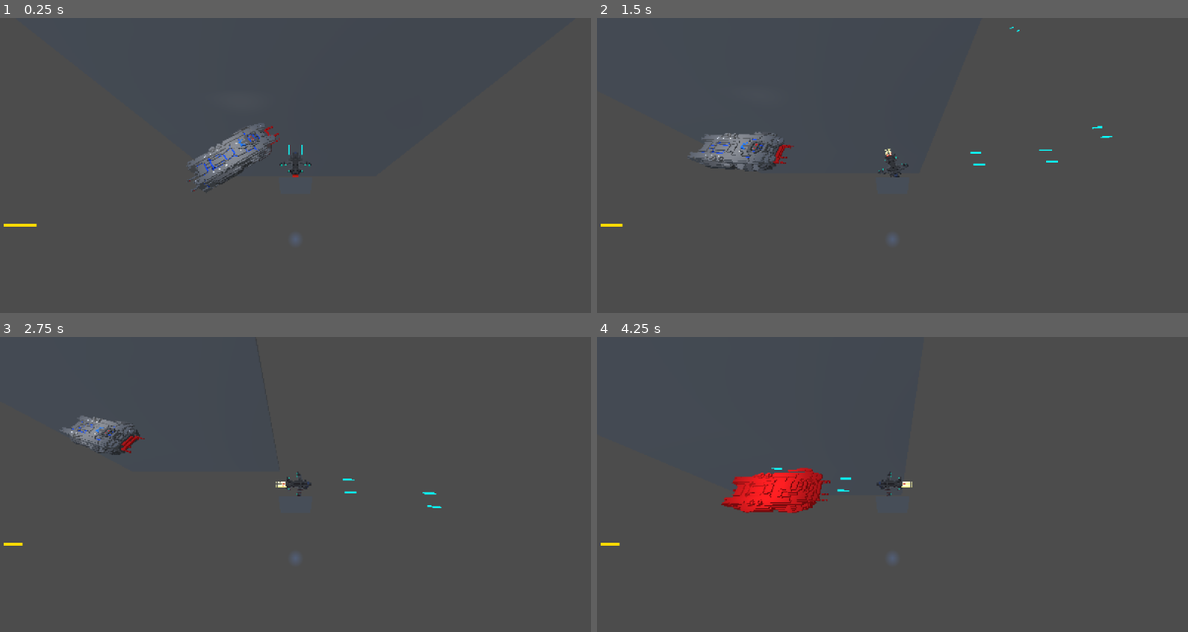
Above: before the commit, frames 1-4 (two rows, left to right).
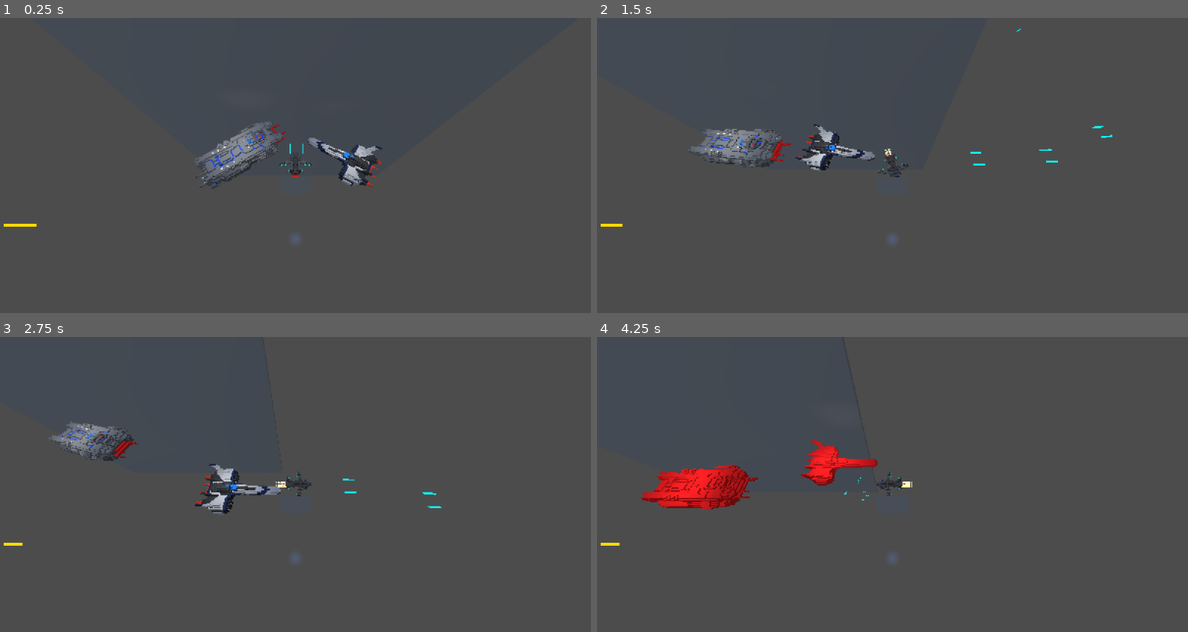
Above: after the commit, the same moments.

Repository: EvergreenSpock/Space-Survivors
Game: Godot game, scene res://Scenes/main_scene.tscn
Two runs of this game, one before a commit and one after it. Both use one fixed random seed, a clock stepped at 60 frames per second and the inputs below. A sky picture missing from this copy of the repository is replaced by a grey-blue gradient.
Inputs (mouse positions are in pixels of both pictures, inside the frame that each line leads up to):
- Up to frame 1 (0.25 s): no input
- Up to frame 2 (1.5 s): move the mouse to (1022, 150) at 0.52 s; hold Right (move_right) 0.53-1.28 s; hold Shift (boost) 0.53-1.28 s; move the mouse to (774, 180) at 1.27 s; hold S (move_back) from 1.28 s (still down); click (774, 180) at 1.35 s
- Up to frame 3 (2.75 s): move the mouse to (354, 419) at 2.02 s; release S (move_back) at 2.03 s; hold Right (move_right) from 2.03 s (still down); hold Shift (boost) from 2.03 s (still down)
- Up to frame 4 (4.25 s): move the mouse to (862, 543) at 2.77 s; release Right (move_right) at 2.78 s; release Shift (boost) at 2.78 s; hold W (move_forward) 2.78-3.53 s; click (862, 543) at 2.85 s; move the mouse to (1069, 528) at 3.52 s; hold Left (move_left) from 3.53 s (still down); hold Shift (boost) from 3.53 s (still down)

The runs differ from the first frame. In frame 1, 1.7% of the frame differs, in the area x 31-65%, y 35-59%; in frame 2, 1.8%; in frame 3, 1.8%; in frame 4, 4.5%, in the area x 7-48%, y 35-60%.

Commit message:
First commit
This is purely to just to be able to sync the files to my laptop.

I'm going to try and learn vector math to help with this because I honestly can't figure it out with "cheat" methods.

Diff:
--- a/Scenes/enemy.gd
+++ b/Scenes/enemy.gd
@@ -14,10 +14,12 @@
 	#shader_mat.set_shader_parameter("tex", preload("res://Package/Enemy_Warship/Warship.png"))
 func ai_get_direction():
 	return player.position - self.position
+
 func ai_move():
 	var direction = ai_get_direction()
 	velocity = direction.normalized() * speed
 	move_and_slide()
+
 func _process(_delta):
 	ai_move()
 	var target_basis = Basis().looking_at(ai_get_direction().normalized(), Vector3.UP)
--- /dev/null
+++ b/Scenes/enemy_fighter.gd
@@ -0,0 +1,75 @@
+extends "res://Scripts/ship.gd"
+
+#@export var detection_radius := 25.0
+#@export var fire_cooldown := 1.5
+#@export var bullet_scene: PackedScene
+@export var speed := 5
+
+@onready var player = get_node("../Player")
+var can_fire := true
+
+#func _ready() -> void:
+	#var shader_mat := mesh.get_active_material(0) as ShaderMaterial
+	#if shader_mat and shader_mat.has_parameter("tex"):
+	#shader_mat.set_shader_parameter("tex", preload("res://Package/Enemy_Warship/Warship.png"))
+
+func ai_get_distance():
+	print(self.global_position.distance_to(player.global_position))
+	return self.global_position.distance_to(player.global_position)
+
+func ai_get_direction():
+
+	var direction = player.position - self.position
+
+	if ai_get_distance() < 20:
+
+		var temp_x = 0.0
+		var temp_z = 0.0
+
+		if direction.x < 0:
+			temp_x = direction.x - 40
+		else:
+			temp_x = direction.x + 40
+
+		if direction.z < 0:
+			temp_z = direction.z - 40
+		else:
+			temp_z = direction.z + 40
+
+		return Vector3(temp_x,0,temp_z)
+
+	else:
+		return direction
+
+func ai_move():
+	var direction = ai_get_direction()
+	velocity = direction * speed
+	move_and_slide()
+	var target_basis = Basis().looking_at(direction, Vector3.UP)
+	global_transform.basis = global_transform.basis.slerp(target_basis, 3 * get_process_delta_time())
+
+
+func _process(_delta):
+
+	ai_move()
+
+	#var distance = ai_get_distance()
+
+	#if distance < 35:
+
+		#var direction = ai_get_direction()
+		#velocity = direction.normalized() * speed
+
+
+
+		#var target_basis = Basis().looking_at(ai_get_direction().normalized(), Vector3.UP)
+		#global_transform.basis = global_transform.basis.slerp(target_basis, 3 * get_process_delta_time())
+
+	#else:
+
+		#ai_move()
+
+
+#func flash_damage():
+	#var tween = get_tree().create_tween()
+	#tween.tween_property(self, "modulate", Color.WHITE, 3)
--- /dev/null
+++ b/Scenes/enemy_fighter.tscn
@@ -0,0 +1,80 @@
+[gd_scene load_steps=9 format=3 uid="uid://dcoeeoy8n81t8"]
+
+[ext_resource type="Script" uid="uid://d082qru7nymt" path="res://Scenes/enemy_fighter.gd" id="1_vrqpr"]
+[ext_resource type="ArrayMesh" uid="uid://cqtislimiwf0t" path="res://Package/Enemy_Fighter/InterstellarRunner.obj" id="2_vrqpr"]
+[ext_resource type="Script" uid="uid://v4kqg6pdjofy" path="res://Scripts/spot_light.gd" id="3_2af65"]
+
+[sub_resource type="CapsuleShape3D" id="CapsuleShape3D_1f0kj"]
+margin = 0.1
+radius = 2.1
+height = 8.0
+
+[sub_resource type="Animation" id="Animation_0830c"]
+length = 0.001
+tracks/0/type = "value"
+tracks/0/imported = false
+tracks/0/enabled = true
+tracks/0/path = NodePath(".:material_overlay")
+tracks/0/interp = 1
+tracks/0/loop_wrap = true
+tracks/0/keys = {
+"times": PackedFloat32Array(0),
+"transitions": PackedFloat32Array(1),
+"update": 1,
+"values": [null]
+}
+
+[sub_resource type="StandardMaterial3D" id="StandardMaterial3D_afpow"]
+albedo_color = Color(1, 0, 0, 1)
+
+[sub_resource type="Animation" id="Animation_287tu"]
+resource_name = "hit"
+length = 0.2
+step = 0.1
+tracks/0/type = "value"
+tracks/0/imported = false
+tracks/0/enabled = true
+tracks/0/path = NodePath(".:material_overlay")
+tracks/0/interp = 1
+tracks/0/loop_wrap = true
+tracks/0/keys = {
+"times": PackedFloat32Array(0, 0.2),
+"transitions": PackedFloat32Array(1, 1),
+"update": 1,
+"values": [SubResource("StandardMaterial3D_afpow"), null]
+}
+
+[sub_resource type="AnimationLibrary" id="AnimationLibrary_0830c"]
+_data = {
+&"RESET": SubResource("Animation_0830c"),
+&"hit": SubResource("Animation_287tu")
+}
+
+[node name="Enemy" type="CharacterBody3D"]
+script = ExtResource("1_vrqpr")
+
+[node name="CollisionShape3D" type="CollisionShape3D" parent="."]
+transform = Transform3D(2.86603e-15, -6.55671e-08, -1.5, -1.5, -6.55671e-08, -4.23516e-22, -6.55671e-08, 1.5, -6.55671e-08, 0.0106153, 1.6306, -0.55935)
+shape = SubResource("CapsuleShape3D_1f0kj")
+
+[node name="ShipMesh" type="MeshInstance3D" parent="."]
+transform = Transform3D(-2, 0, -1.74846e-07, 0, 2, 0, 1.74846e-07, 0, -2, 3.42942, 0, -6.58992)
+layers = 4
+gi_mode = 0
+mesh = ExtResource("2_vrqpr")
+
+[node name="SpotLight3D" type="SpotLight3D" parent="ShipMesh"]
+transform = Transform3D(-1, -1.1567e-07, 9.70584e-08, 9.32135e-08, 0.0327895, 0.999462, -1.1879e-07, 0.999462, -0.0327895, 0, 8, -1.07141)
+top_level = true
+light_energy = 6.0
+light_volumetric_fog_energy = 4.232
+distance_fade_begin = 950.22
+distance_fade_length = 1416.71
+spot_range = 13.7104
+spot_angle = 71.8247
+script = ExtResource("3_2af65")
+
+[node name="hitflashanim" type="AnimationPlayer" parent="ShipMesh"]
+libraries = {
+&"": SubResource("AnimationLibrary_0830c")
+}
--- a/Scenes/main_scene.tscn
+++ b/Scenes/main_scene.tscn
@@ -1,10 +1,11 @@
-[gd_scene load_steps=11 format=3 uid="uid://bt2urfpnm2ffx"]
+[gd_scene load_steps=12 format=3 uid="uid://bt2urfpnm2ffx"]
 
 [ext_resource type="PackedScene" uid="uid://c6u5ykn5w58he" path="res://Scenes/player.tscn" id="1_52fb6"]
 [ext_resource type="Texture2D" uid="uid://bejqxhj4aasnp" path="res://Scenes/panorama_image.png" id="2_6l7je"]
 [ext_resource type="PackedScene" uid="uid://7yh2vnfxixgn" path="res://Scenes/Camera.tscn" id="2_jv6wh"]
 [ext_resource type="Script" uid="uid://crwcjkj3lujl7" path="res://Scripts/fuel_meter.gd" id="3_x6ack"]
 [ext_resource type="PackedScene" uid="uid://cgp6fcnhlaaqu" path="res://Scenes/enemy.tscn" id="5_iacmt"]
+[ext_resource type="PackedScene" uid="uid://dcoeeoy8n81t8" path="res://Scenes/enemy_fighter.tscn" id="6_6ev3c"]
 
 [sub_resource type="PanoramaSkyMaterial" id="PanoramaSkyMaterial_jv6wh"]
 panorama = ExtResource("2_6l7je")
@@ -66,3 +67,6 @@
 
 [node name="Enemy" parent="." instance=ExtResource("5_iacmt")]
 transform = Transform3D(1, 0, 0, 0, 1, 0, 0, 0, 1, -10.578, 1, -1.464)
+
+[node name="Enemy_Fighter" parent="." instance=ExtResource("6_6ev3c")]
+transform = Transform3D(1, 0, 0, 0, 1, 0, 0, 0, 1, 6.09033, -1, 5.20726)
Not shown, added: Package/Enemy_Fighter/InterstellarRunner.mtl
Not shown, added: Package/Enemy_Fighter/InterstellarRunner.obj
Not shown, added: Package/Enemy_Fighter/InterstellarRunner.obj.import
Binary file added: Package/Enemy_Fighter/InterstellarRunner.png
Not shown, added: Package/Enemy_Fighter/InterstellarRunner.png.import
Not shown, added: Scenes/enemy_fighter.gd.uid
Not shown, added: Package/Enemy_Fighter/InterstellarRunner.gif
Not shown, added: Package/Enemy_Fighter/InterstellarRunner.vox
